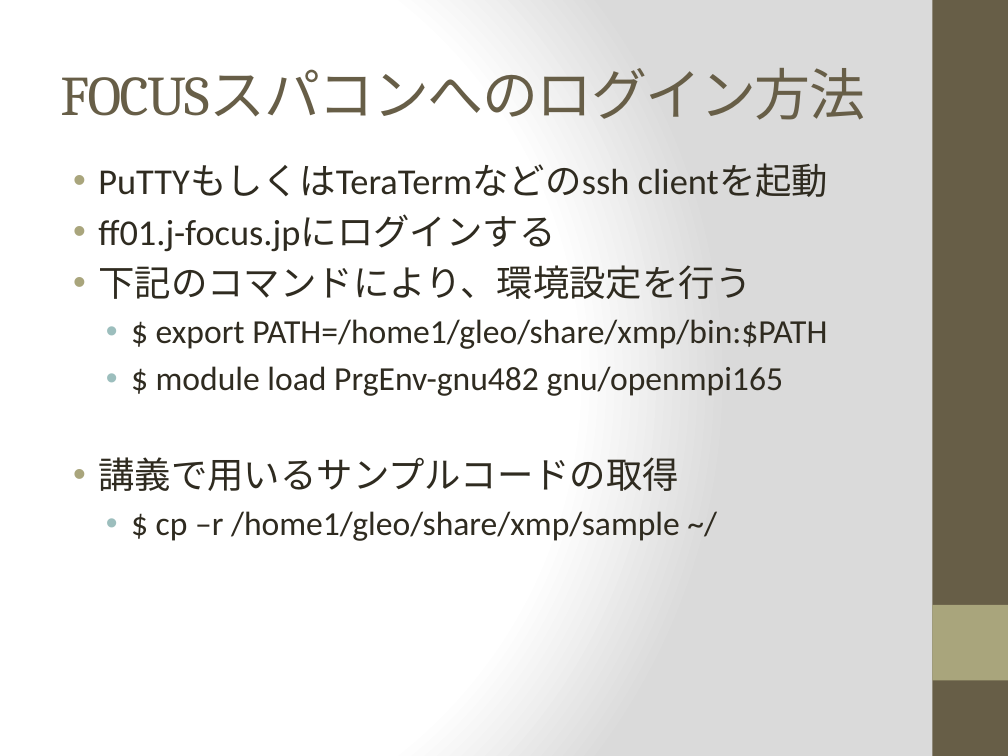
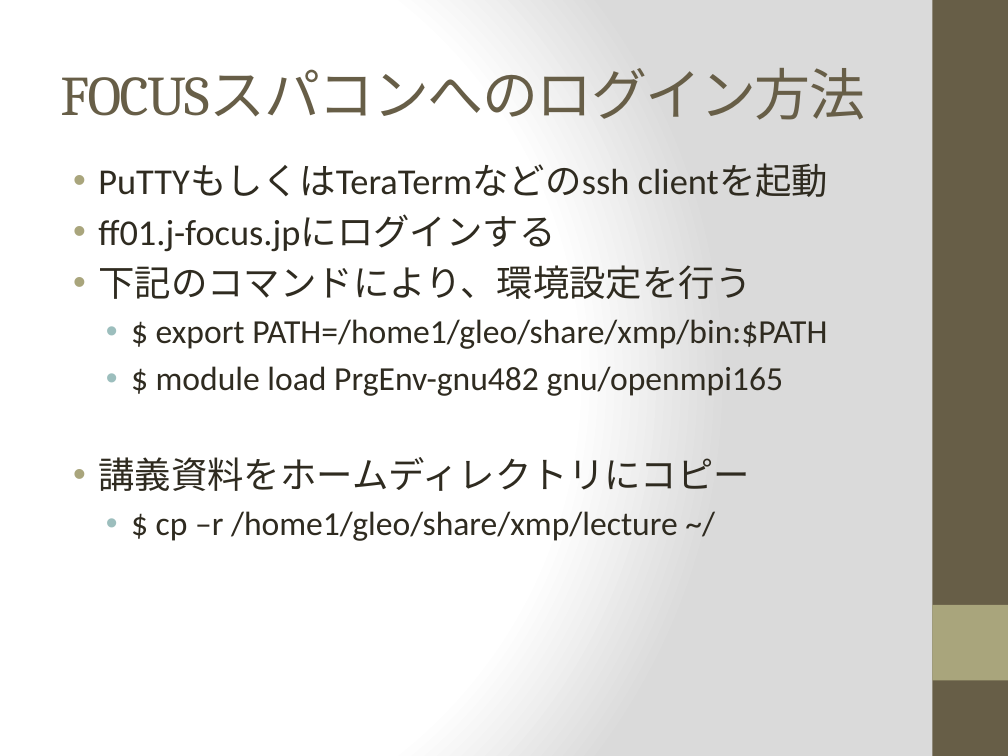
Before and after one commit to XcalableMP/Lecture, a slide deck: slide 3 of misc/FOCUS/FOCUS.pptx. Drawn at 1008x756 pixels with LibreOffice and Linux fonts; fonts in the diff are those of the drawing. Boxes give left, top, right and bottom in pixels: in the first picture for what was removed or moved away, otherwise in the second. Text is boxed around its words. In the diff, an @@ line names an element or a change of style, - is before the commit and + after.

```diff
--- a/misc/FOCUS/FOCUS.pptx
+++ b/misc/FOCUS/FOCUS.pptx
@@ text at box(98, 457, 750, 541): text changed @@
-• 講義で用いるサンプルコードの取得
-  • $ cp –r /home1/gleo/share/xmp/sample ~/
+• 講義資料をホームディレクトリにコピー
+  • $ cp –r /home1/gleo/share/xmp/lecture ~/
```
Also in this commit, not shown: 1 other slide changed.
